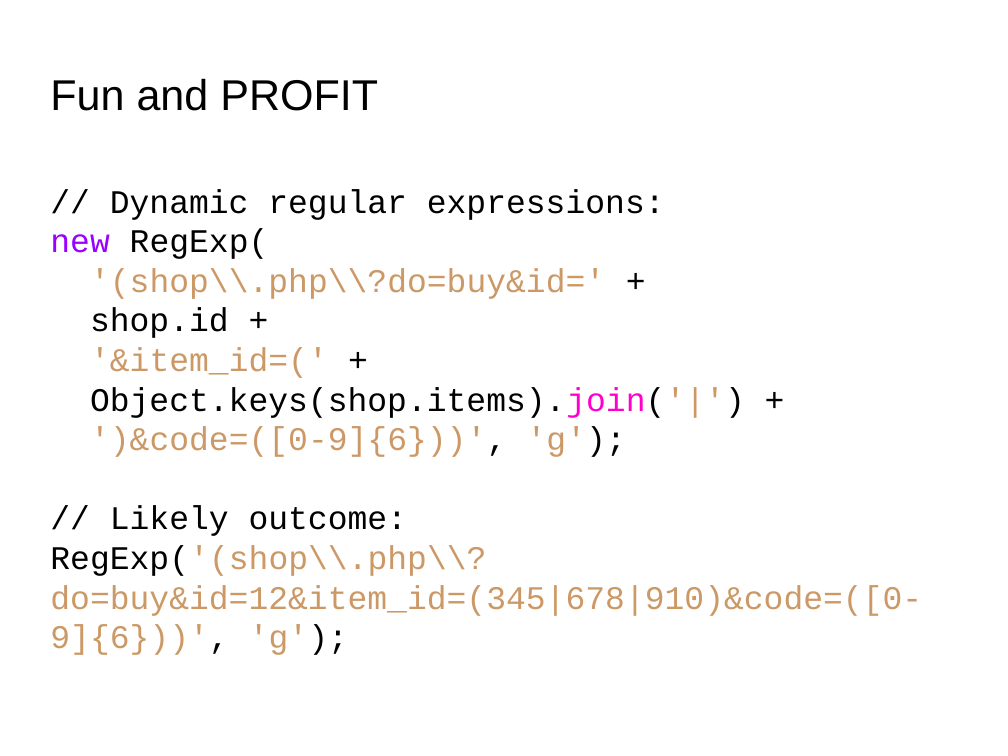
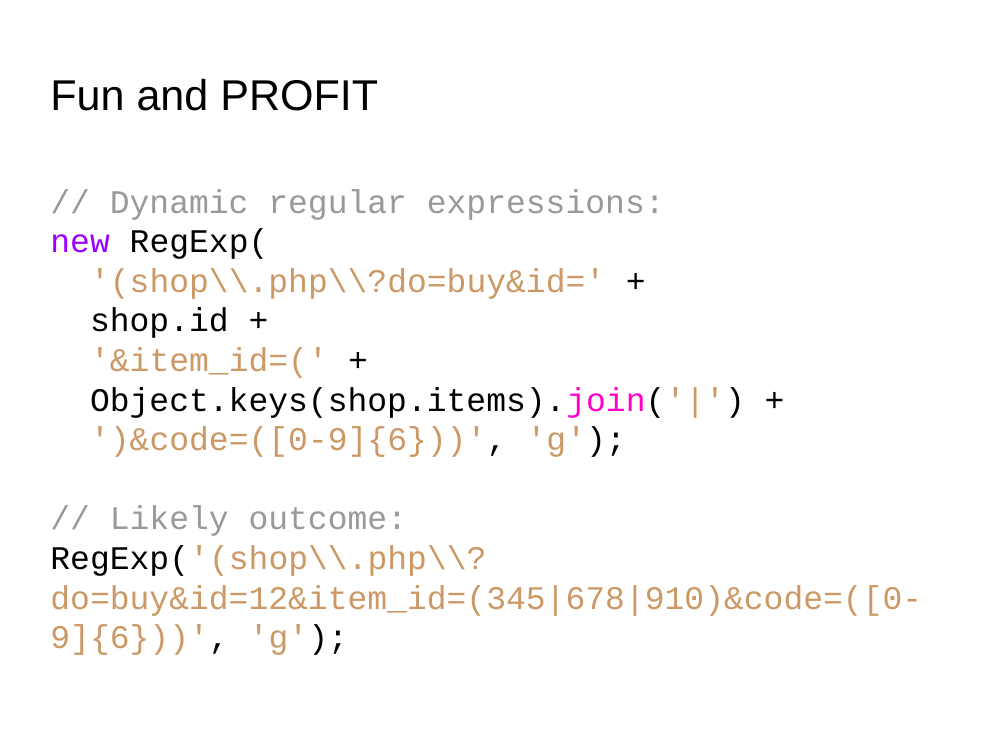
Before and after one commit to codetech/regular-expressions, a slide deck: slide 26 of presentation/presentation.odp. Drawn at 1008x756 pixels with LibreOffice and Linux fonts; fonts in the diff are those of the drawing; background and template pictures are left out. Boxes give left, top, right and bottom in pixels: in the first picture for what was removed or moved away, otherwise in the second. Text is boxed around its words. In the diff, an @@ line names an element or a change of style, - is before the commit and + after.

```diff
--- a/presentation/presentation.odp
+++ b/presentation/presentation.odp
@@ text at box(110, 189, 665, 536): text colour #000000 to #999999 in "// Dynamic regular expressions:", "// Likely outcome:" @@
```
Also in this commit, not shown: 1 slide added.
